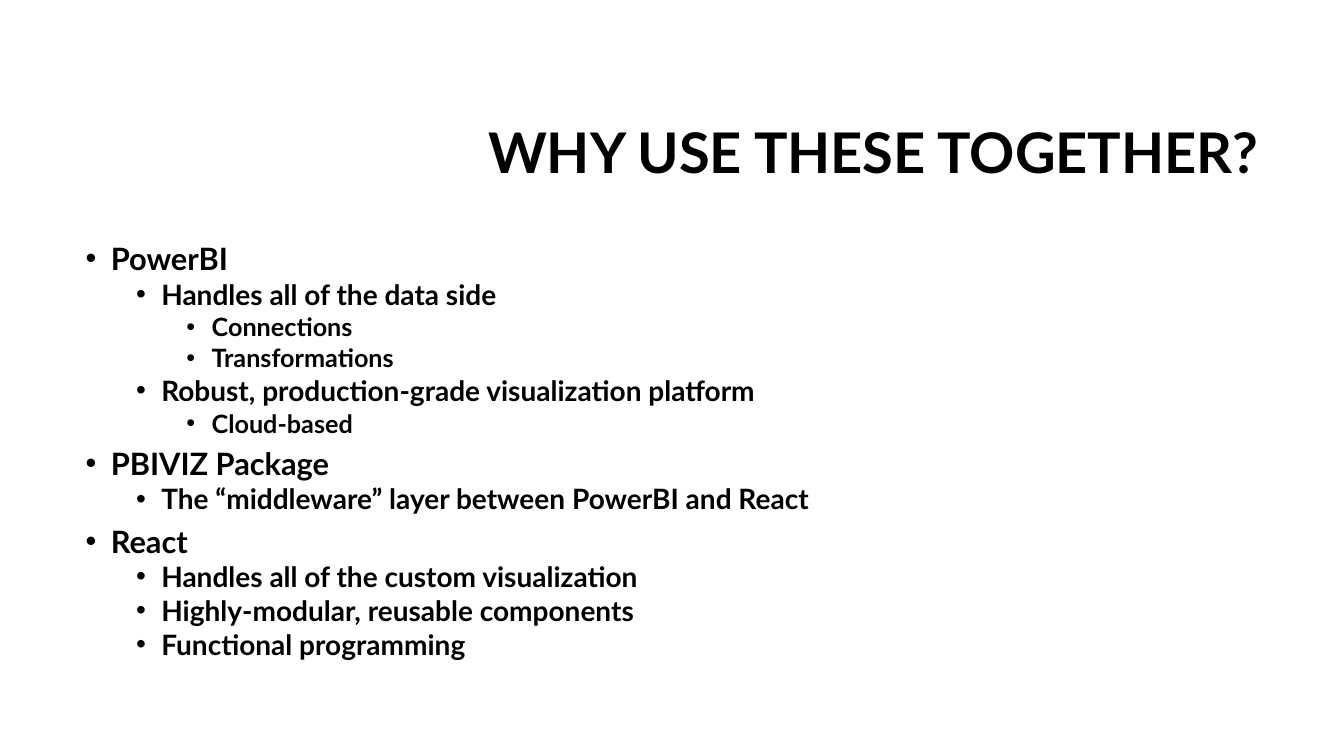
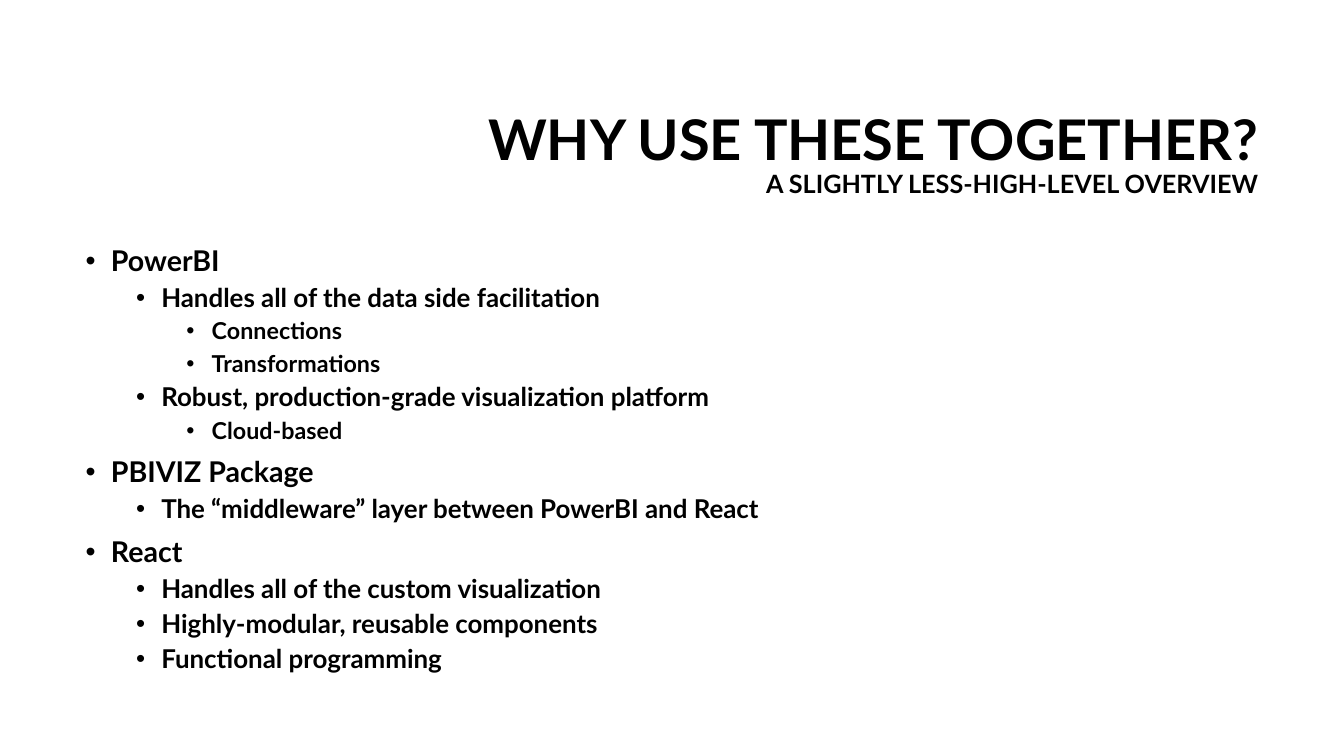
Before and after one commit to mjn1021/bubbles, a slide deck: slide 5 of docs/Power BI & React.pptx. Drawn at 1344x756 pixels with LibreOffice and Linux fonts; fonts in the diff are those of the drawing; background and template pictures are left out. Boxes give left, top, right and bottom in pixels: in the first picture for what was removed or moved away, otherwise in the second. Text is boxed around its words. In the diff, an @@ line names an element or a change of style, - is before the commit and + after.

```diff
--- a/docs/Power BI & React.pptx
+++ b/docs/Power BI & React.pptx
@@ title at [488, 119, 1259, 194]: text changed; size 40 to 18 pt @@
-WHY USE THESE TOGETHER?
+WHY USE THESE TOGETHER?
+A SLIGHTLY LESS-HIGH-LEVEL OVERVIEW
@@ text at [111, 250, 759, 673]: size 22 to 20.4 pt in "PowerBI", "PBIVIZ Package", "React"; size 18 to 16.6 pt in "Connections", "Transformations", "Cloud-based"; size 20 to 18.5 pt in "Robust, production-grade visualization platform", "The “middleware” layer between PowerBI and React", "Handles all of the custom visualization", "Highly-modular, reusable components" and 1 more places; line spacing 0.8 to 0.9 @@
@@ text at [161, 287, 600, 308]: text changed; size 20 to 18.5 pt @@
-  • Handles all of the data side
+  • Handles all of the data side facilitation
```
Also in this commit, not shown: 3 other slides changed, 2 slides added.
